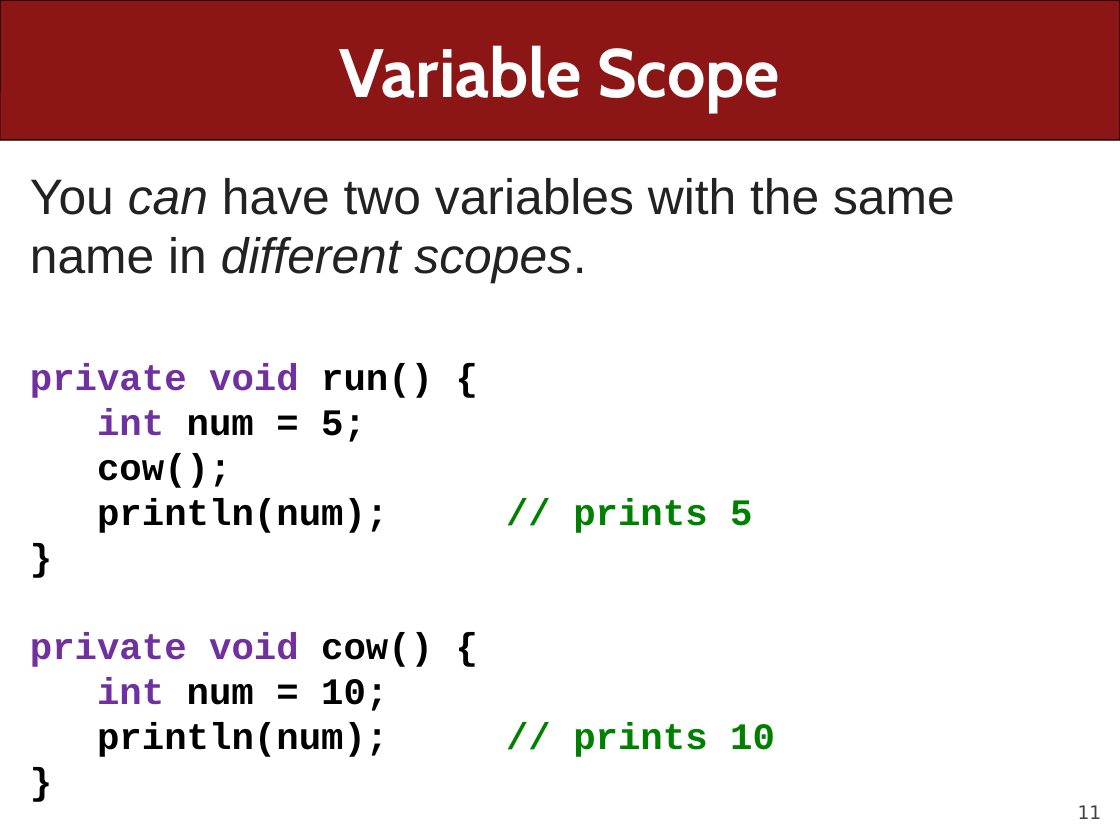
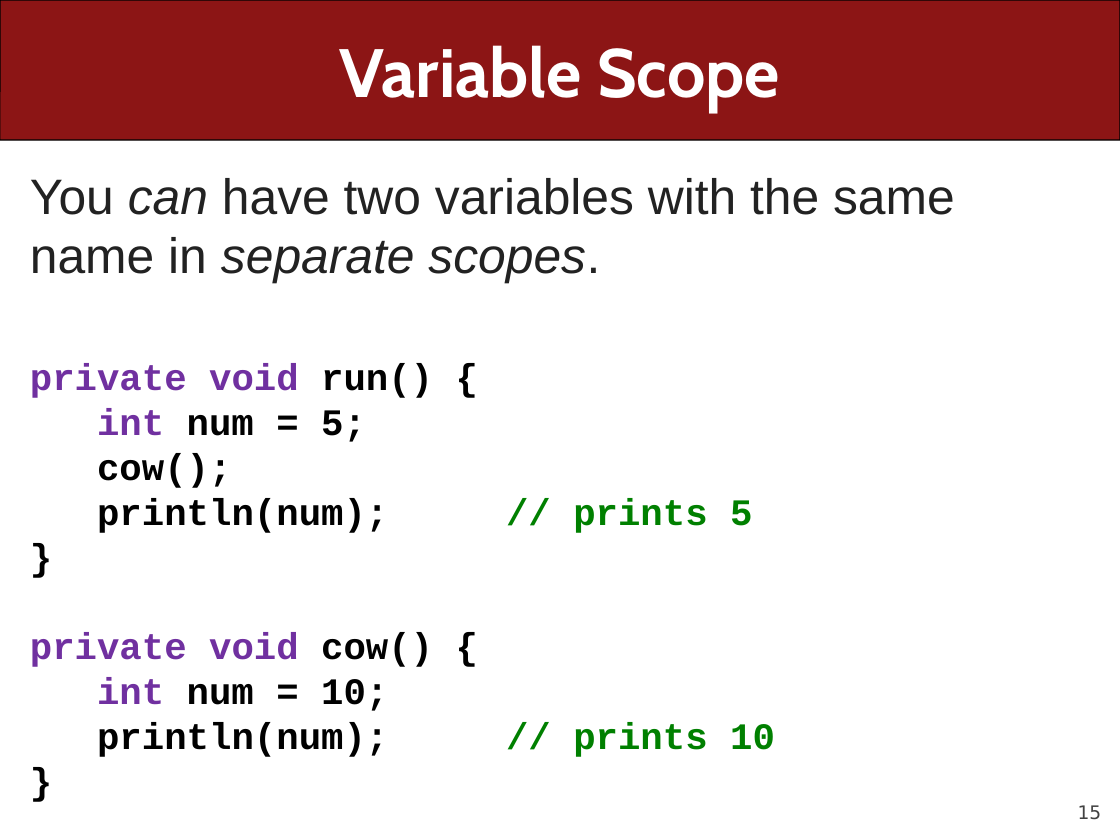
Before and after one commit to ckincaid17/cs106a-summer-2018, a slide deck: slide 15 of WWW/lectures/Lecture7/Lecture7.pptx (slide 11 before the commit). Drawn at 1120x840 pixels with LibreOffice and Linux fonts; fonts in the diff are those of the drawing. Boxes give left, top, right and bottom in pixels: in the first picture for what was removed or moved away, otherwise in the second. Text is boxed around its words. In the diff, an @@ line names an element or a change of style, - is before the commit and + after.

```diff
--- a/WWW/lectures/Lecture7/Lecture7.pptx
+++ b/WWW/lectures/Lecture7/Lecture7.pptx
@@ text at [30,178,955,284]: text changed @@
-You can have two variables with the same name in different scopes.
+You can have two variables with the same name in separate scopes.
@@ page number at [1078,805,1102,820]: text changed @@
-11
+15
```
Also in this commit, not shown: 10 other slides changed, 108 slides added, 1 slide removed, 1 other file.
